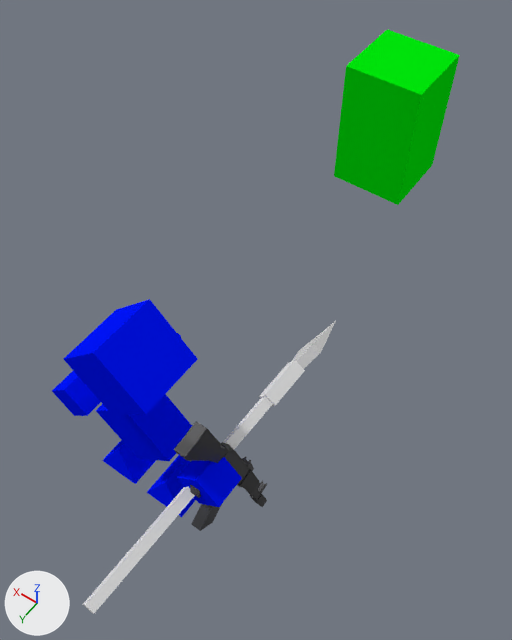
The Blender file Unity/Assets/Personagem/Abejide/Blender/Abejide.blend, before and after one commit.
Both versions are drawn from a 50 mm lens placed at (-3.34, 2.57, 8.64), pointed at (0.03, -2.16, 1.2). Arrows for +X, +Y and +Z are at lower left; the lights stay in place.

Objects in the first picture: 'Corpo', 'Inimigo', 'Lanca01_Cube.001', 'Àk45'.
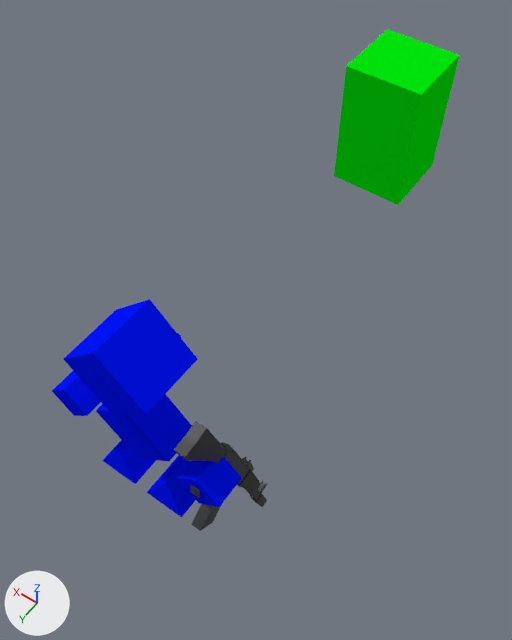
The change, as JSON lines over the scene's bpy script:
```json
{"op": "set", "path": "ob_lanca01_cube_001.rotation_euler", "old": "(3.065, -0.461, -0.0608)", "new": "(0.0, 0.0, 0.0)", "note": "degrees (176, -26, -3.5) -> degrees (0, 0, 0)"}
{"op": "set", "path": "ob_lanca01_cube_001.scale", "old": "(0.804, 0.804, 0.804)", "new": "(1.0, 1.0, 1.0)"}
{"op": "set", "path": "ob_lanca01_cube_001.location", "old": "(-0.89, -0.5, 1.37)", "new": "(0.0, 0.0, 0.0)"}
{"op": "add", "block": "ob_lanca01_cube_001", "code": "ob_lanca01_cube_001.hide_set(True)  # its collection is switched off"}
```

Where the change shows, as pixel boxes [x1, y1, x2, y2] in the pictures (512 x 640 px):
```json
{"object": "Lanca01_Cube.001", "change": "hidden", "before": [83, 321, 336, 614]}
```
